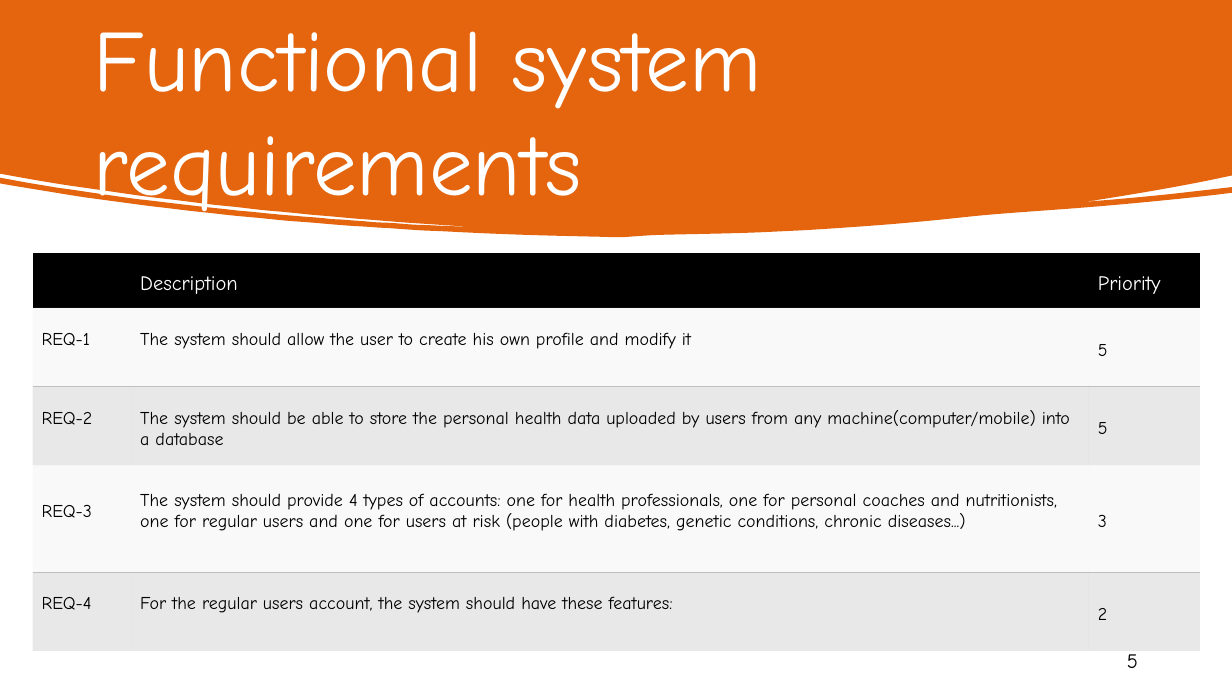
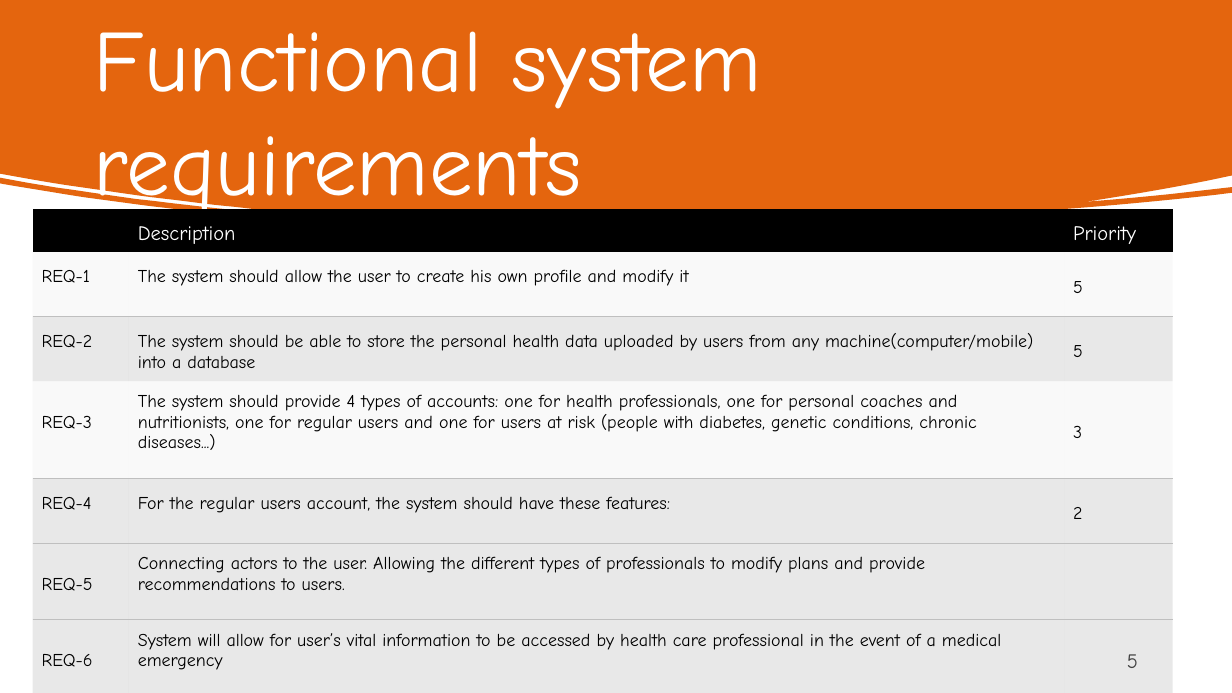
Before and after one commit to lmullettcs2043/cs2043Proj1, a slide deck: slide 5 of CS2043Proj1.pptx. Drawn at 1232x693 pixels with LibreOffice and Linux fonts; fonts in the diff are those of the drawing. Boxes give left, top, right and bottom in pixels: in the first picture for what was removed or moved away, otherwise in the second. Text is boxed around its words. In the diff, an @@ line names an element or a change of style, - is before the commit and + after.

```diff
--- a/CS2043Proj1.pptx
+++ b/CS2043Proj1.pptx
@@ table at <box>32,209,1172,674</box> @@
+row 6: REQ-5 | Connecting actors to the user. Allowing the different types of professionals to modify plans and provide recommendations to users. | 
+row 7: REQ-6 | System will allow for user’s vital information to be accessed by health care professional in the event of a medical emergency | 
@@ table: place and size @@
-table at <box>32,253,1200,652</box>
+table at <box>32,209,1172,674</box>
```
Also in this commit, not shown: 2 other slides changed, 3 slides added.
